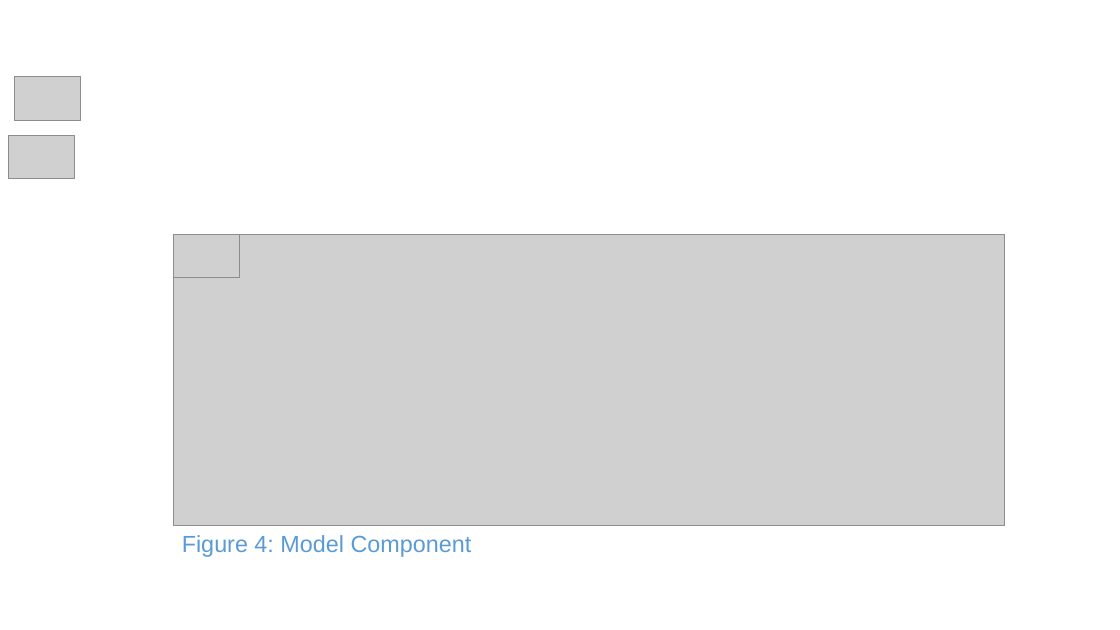
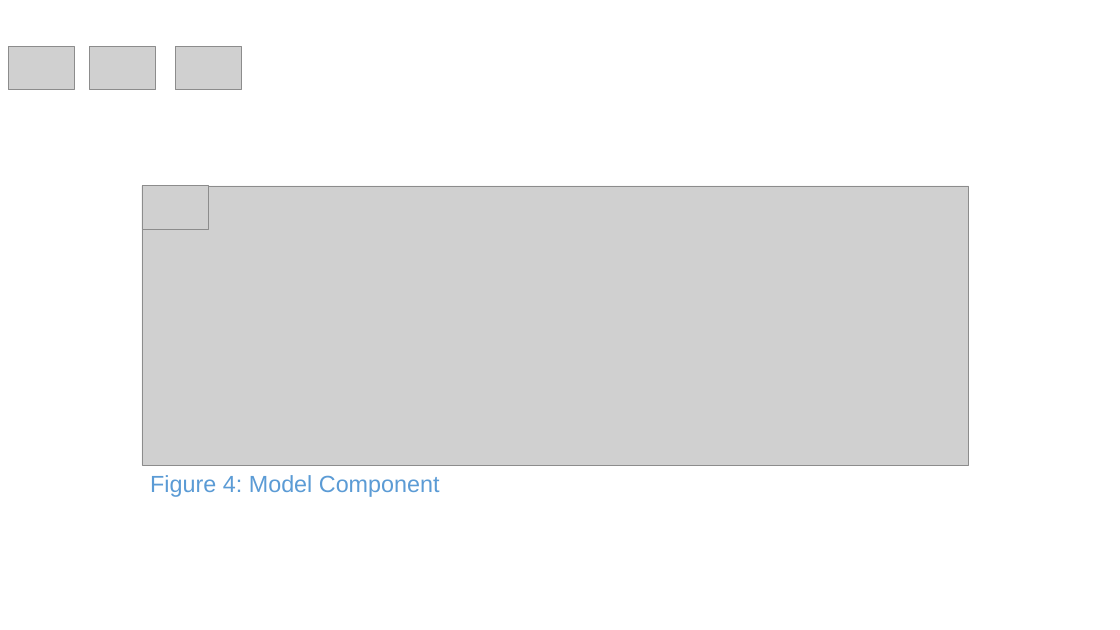
Before and after one commit to CS2103AUG2016-W11-C1/main, a slide deck: slide 4 of doc/DeveloperGuide.pptx. Drawn at 1120x630 pixels with LibreOffice and Linux fonts; fonts in the diff are those of the drawing; grey boxes stand for pictures. Boxes give left, top, right and bottom in pixels: in the first picture for what was removed or moved away, otherwise in the second. Text is boxed around its words. In the diff, an @@ line names an element or a change of style, - is before the commit and + after.

```diff
--- a/doc/DeveloperGuide.pptx
+++ b/doc/DeveloperGuide.pptx
@@ picture: place and size @@
-picture at <box>14,77,81,121</box>
+picture at <box>8,46,75,90</box>
@@ picture: place and size @@
-picture at <box>8,135,75,178</box>
+picture at <box>90,46,156,89</box>
@@ picture added at <box>175,46,241,90</box> @@
@@ picture: place and size @@
-picture at <box>174,234,240,278</box>
+picture at <box>142,186,208,229</box>
@@ picture: place and size @@
-picture at <box>174,234,1005,525</box>
+picture at <box>142,186,969,465</box>
@@ text "Figure 4: Model Component": place and size @@
-text "Figure 4: Model Component" at <box>182,535,472,557</box>
+text "Figure 4: Model Component" at <box>150,475,440,497</box>
```
Also in this commit, not shown: 2 slides added, 1 slide removed, 10 other files.
